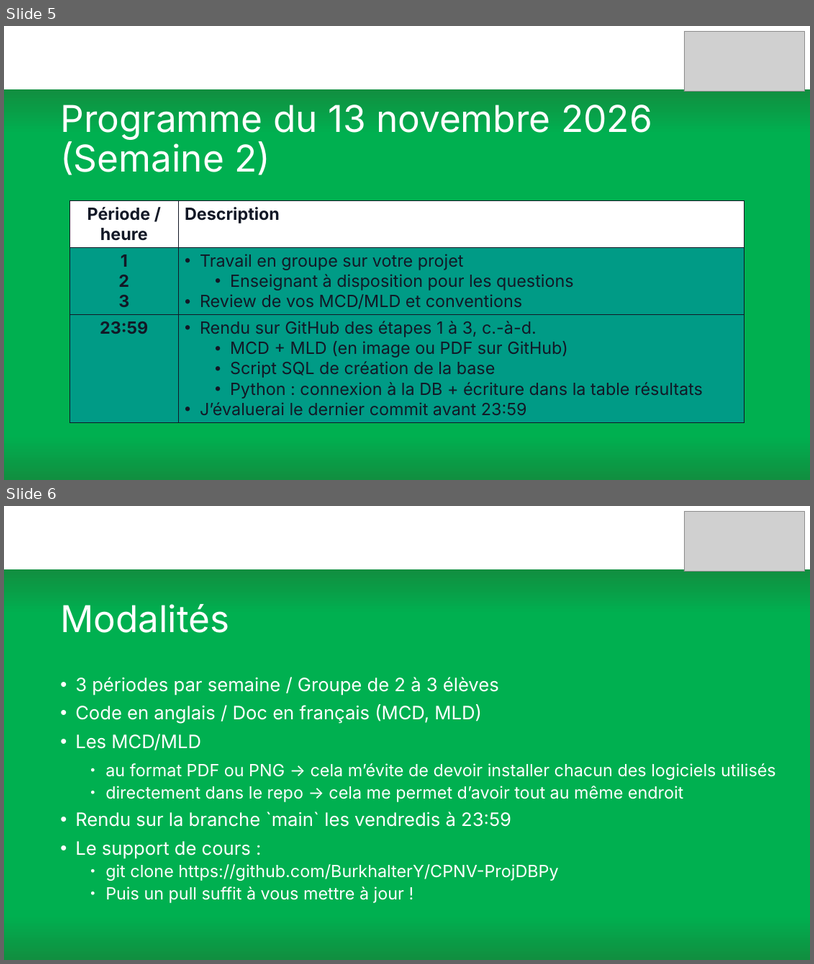
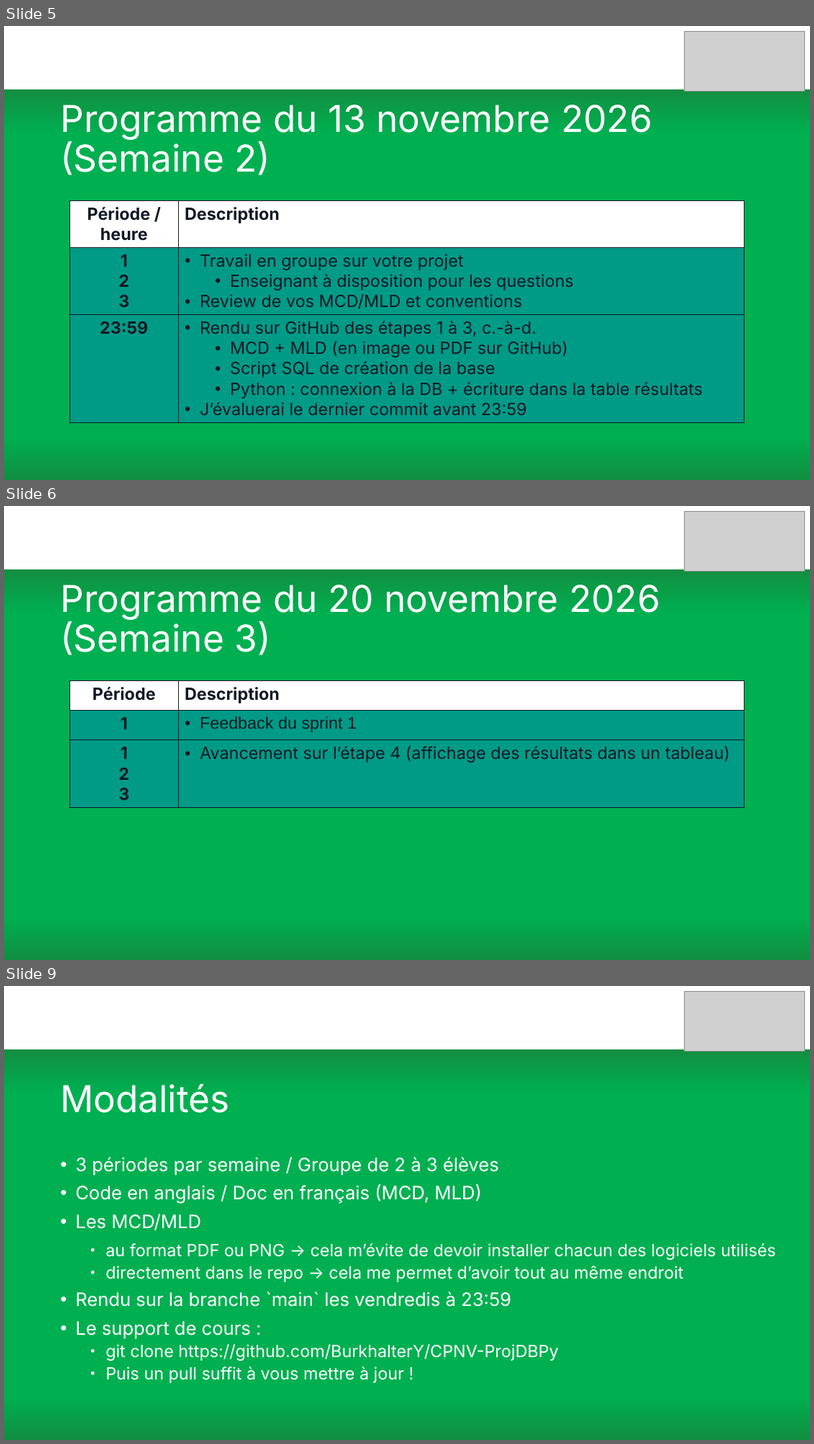
Before and after one commit to BurkhalterY/CPNV-ProjDBPy, a slide deck: Presentation.pptx. Shown one above the other, each under a label of ours: slides 5 and 6 before the commit, slides 5, 6 and 9 after it; the slides between them are not shown. The pictures are 814x964 and 814x1444 pixels, drawn with LibreOffice and Linux fonts; fonts in the diff are those of the drawing; grey boxes stand for pictures. Boxes give left, top, right and bottom in pixels: in the first picture for what was removed or moved away, otherwise in the second. Text is boxed around its words. In the diff, an @@ line names an element or a change of style, - is before the commit and + after.

```diff
--- a/Presentation.pptx
+++ b/Presentation.pptx
@@ slide 6 added at [4,506,810,960], background gradient #FFFFFF to #118F40 to #00B050 @@
@@ picture added at [684,511,805,572] @@
@@ title added at [60,584,661,655], 44 pt, text #FFFFFF @@
+Programme du 20 novembre 2026 (Semaine 3)
@@ table added at [70,680,745,901], 3 rows, 2 columns @@
+Période | Description
+1 | Feedback du sprint 1
+1 / 2 / 3 | Avancement sur l’étape 4 (affichage des résultats dans un tableau)
@@ what was slide 6 is now slide 9 @@
```
Also in this commit, not shown: 2 other slides added.
